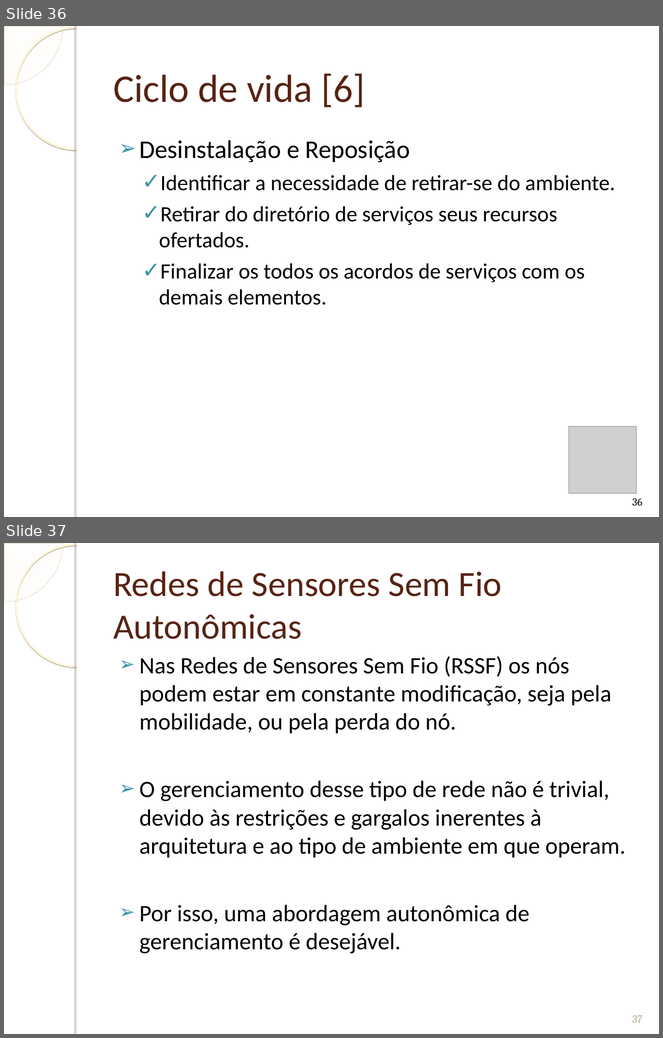
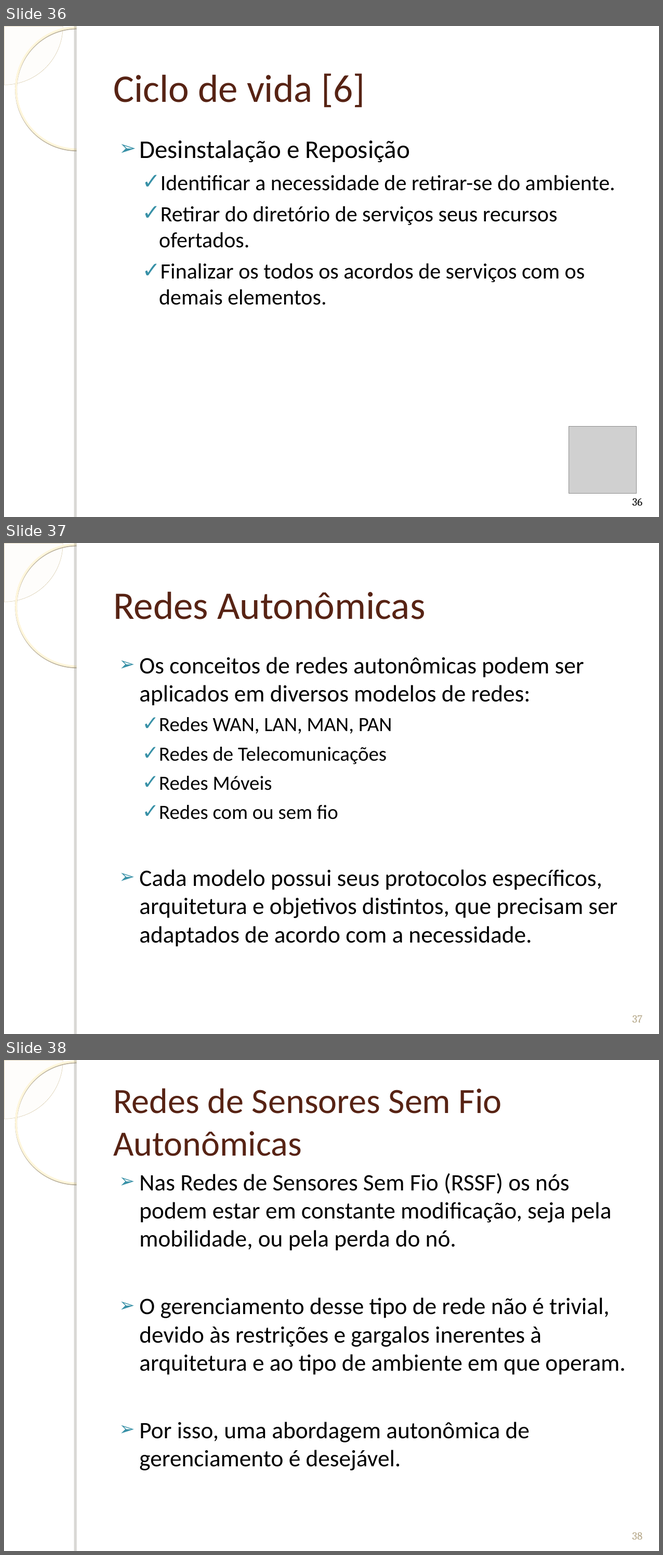
Before and after one commit to humbertogaliza/relatorio-mob655, a slide deck: Apresentação Redes Autonômicas.ppt. Shown one above the other, each under a label of ours: slides 36 and 37 before the commit, slides 36, 37 and 38 after it. The pictures are 663x1038 and 663x1555 pixels, drawn with LibreOffice and Linux fonts; fonts in the diff are those of the drawing; grey boxes stand for pictures; background and template pictures are left out. Boxes give left, top, right and bottom in pixels: in the first picture for what was removed or moved away, otherwise in the second. Text is boxed around its words. In the diff, an @@ line names an element or a change of style, - is before the commit and + after.

```diff
--- a/Apresentação Redes Autonômicas.ppt
+++ b/Apresentação Redes Autonômicas.ppt
@@ slide 37 added at box(4, 543, 659, 1034), background picture (left out); not listed: 4 template elements that a slide beside it also shows @@
@@ title added at box(113, 591, 425, 619), 43 pt, text #572314 @@
+Redes Autonômicas
@@ text added at box(139, 657, 618, 947), 25.9 pt, text #000000 @@
+➢ Os conceitos de redes autonômicas podem ser aplicados em diversos modelos de redes:
+  ✓ Redes WAN, LAN, MAN, PAN
+  ✓ Redes de Telecomunicações
+  ✓ Redes Móveis
+  ✓ Redes com ou sem fio
+➢ Cada modelo possui seus protocolos específicos, arquitetura e objetivos distintos, que precisam ser adaptados de acordo com a necessidade.
@@ page number added at box(633, 1016, 643, 1023), 12 pt, text #B5A788 @@
+37
@@ what was slide 37 is now slide 38 @@
@@ page number at box(632, 1533, 643, 1540): text changed @@
-37
+38
```
Also in this commit, not shown: 7 slides changed, 1 other slide added, 1 other file.
